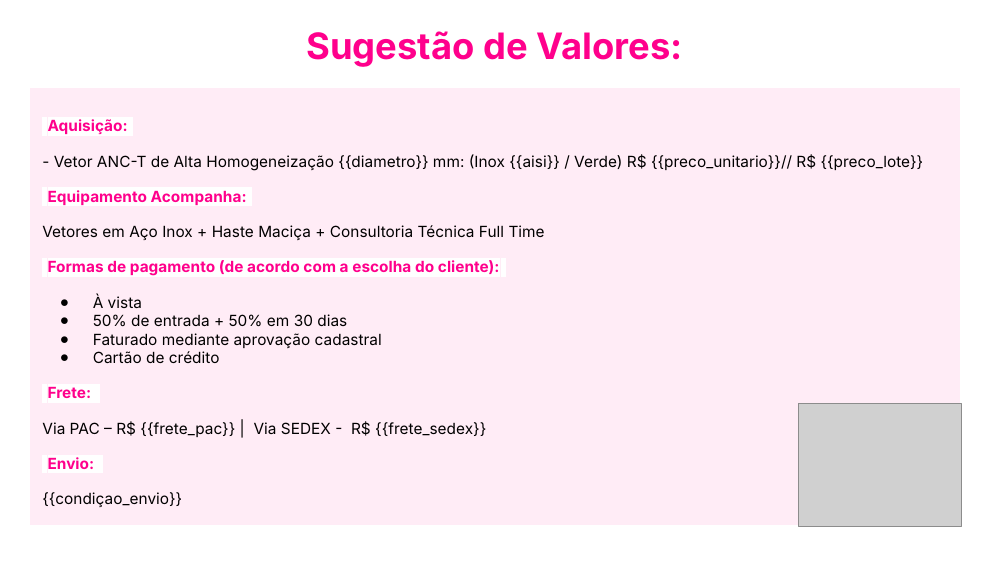
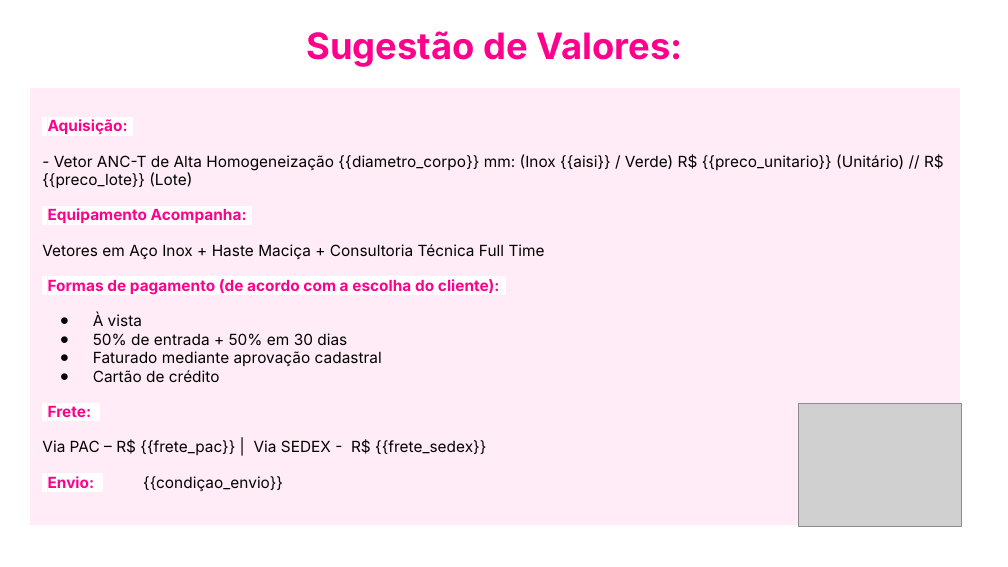
Before and after one commit to Gume123/Sistema-de-Geracao-de-Propostas-Tecnicas, a slide deck: slide 4 of templates/template_ANC-T.pptx. Drawn at 1008x567 pixels with LibreOffice and Linux fonts; fonts in the diff are those of the drawing; grey boxes stand for pictures; background and template pictures are left out. Boxes give left, top, right and bottom in pixels: in the first picture for what was removed or moved away, otherwise in the second. Text is boxed around its words. In the diff, an @@ line names an element or a change of style, - is before the commit and + after.

```diff
--- a/templates/template_ANC-T.pptx
+++ b/templates/template_ANC-T.pptx
@@ text at (42, 154, 944, 188): text changed @@
-- Vetor ANC-T de Alta Homogeneização {{diametro}} mm: (Inox {{aisi}} / Verde) R$ {{preco_unitario}}// R$ {{preco_lote}}
+- Vetor ANC-T de Alta Homogeneização {{diametro_corpo}} mm: (Inox {{aisi}} / Verde) R$ {{preco_unitario}} (Unitário) // R$ {{preco_lote}} (Lote)
@@ text at (42, 476, 283, 491): text changed @@
-:Envio::
-{{condiçao_envio}}
+:Envio:: {{condiçao_envio}}
```
Also in this commit, not shown: 14 other files.
